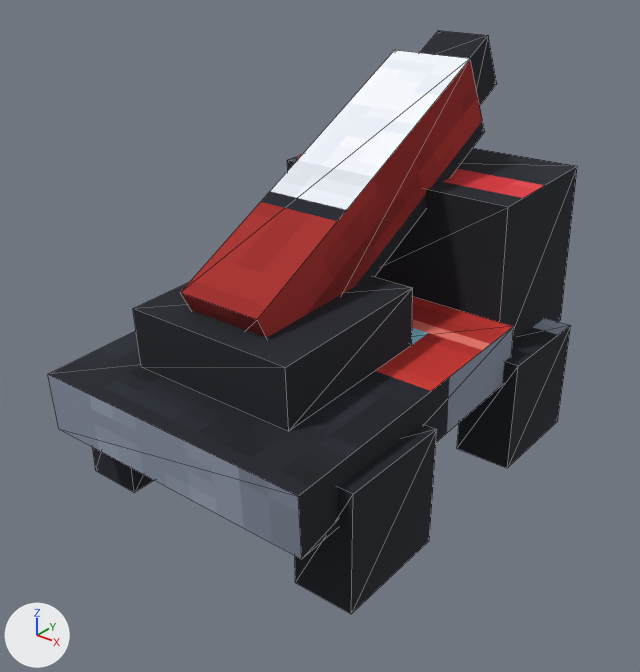
The glTF model public/assets/models/units/missile_truck_red.glb: old version first, new version second.
Both versions are drawn from a 50 mm lens placed at (1.031, -1.351, 1.096), pointed at (-0.005, -0.056, 0.293). The axes (+X, +Y, +Z) are drawn at lower left. The lights are the same throughout. The older version comes first. Mesh edges are drawn as thin lines. Vertices at exactly the same position are counted once.

Names of what the first picture shows: 'barrel', 'hull', 'turret', 'wheels_back', 'wheels_front'.
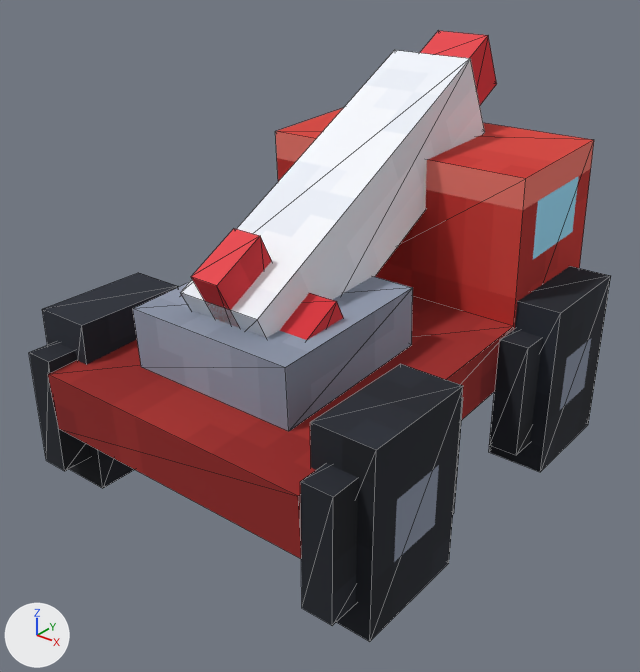
Patch to the scene script:
```diff
--- a/public/assets/models/units/missile_truck_red.glb.py
+++ b/public/assets/models/units/missile_truck_red.glb.py
@@ me_hull_rigid_batch @@
 # used by ob_hull; parent = ob_root; location = (0.0, 0.0, 0.188); rotation_euler = (0.0485, 0.0, 0.0), in degrees (2.8, 0, 0)
-me_hull_rigid_batch.from_pydata(...)  # 16 vertices, 24 faces; spans x -0.312..0.312, y -0.5..0.5, z 0.0..0.375
+me_hull_rigid_batch.from_pydata(...)  # 20 vertices, 32 faces; spans x -0.312..0.312, y -0.5..0.562, z 0.0..0.438
+# me_hull_rigid_batch part 1: the loose piece of 8 vertices spanning x -0.281..0.281, y 0.188..0.5, z 0.0..0.375 is deleted
+# me_hull_rigid_batch part 2: 12 vertices added at x -0.312..0.312, y 0.188..0.562, z 0.0..0.438
+# me_hull_rigid_batch part 3: 10 kept faces spanning x -0.312..0.312, y -0.5..0.188, z 0.0..0.125 get new texture (UV) coordinates
 me_hull_rigid_batch.materials.append(mat_paint)
@@ me_turret_rigid_batch @@
 me_turret_rigid_batch.from_pydata(...)  # 8 vertices, 12 faces; spans x -0.188..0.188, y -0.25..0.125, z -0.125..0.0
 # used by ob_turret; parent = ob_hull; location = (0.0, -0.125, 0.25)
+# me_turret_rigid_batch part 4: texture (UV) coordinates of 12 of 12 faces, centred in x -0.188..0.188, y -0.25..0.125, z -0.125..0.0, changed; they spanned u 0.41..0.78, v 0.22..0.34 and now span u 0.44..0.81, v 0.52..0.58
 me_turret_rigid_batch.materials.append(mat_paint)
@@ me_barrel_rigid_batch @@
 # used by ob_barrel; parent = ob_turret; location = (0.0, 0.125, 0.0625)
-me_barrel_rigid_batch.from_pydata(...)  # 16 vertices, 24 faces; spans x -0.094..0.094, y -0.336..0.523, z -0.189..0.323
+me_barrel_rigid_batch.from_pydata(...)  # 32 vertices, 48 faces; spans x -0.156..0.156, y -0.362..0.523, z -0.245..0.323
+# me_barrel_rigid_batch part 5
+# 16 vertices are added at x -0.156..0.156, y -0.362..-0.117, z -0.245..0.091
+# 24 new faces join them
+# me_barrel_rigid_batch part 6: 24 kept faces spanning x -0.094..0.094, y -0.336..0.523, z -0.189..0.323 get new texture (UV) coordinates
 me_barrel_rigid_batch.materials.append(mat_paint)
@@ me_wheels_back_rigid_batch @@
 # used by ob_wheels_back; parent = ob_root; location = (0.0, -0.281, 0.125)
-me_wheels_back_rigid_batch.from_pydata(...)  # 16 vertices, 24 faces; spans x -0.344..0.344, y -0.125..0.125, z -0.125..0.125
+me_wheels_back_rigid_batch.from_pydata(...)  # 32 vertices, 48 faces; spans x -0.406..0.406, y -0.188..0.188, z -0.188..0.188
+# me_wheels_back_rigid_batch part 7: a new loose piece, a box spanning x -0.406..-0.281, y -0.125..0.125, z -0.188..0.188, in mat_paint (picture img_paint)
+# me_wheels_back_rigid_batch part 8: a new loose piece, a box spanning x -0.375..-0.312, y -0.188..0.188, z -0.125..0.125, in mat_paint (picture img_paint)
+# me_wheels_back_rigid_batch part 9: a new loose piece, a box spanning x 0.281..0.406, y -0.125..0.125, z -0.188..0.188, in mat_paint (picture img_paint)
+# me_wheels_back_rigid_batch part 10: a new loose piece, a box spanning x 0.312..0.375, y -0.188..0.188, z -0.125..0.125, in mat_paint (picture img_paint)
+# me_wheels_back_rigid_batch part 11: the loose piece of 8 vertices spanning x -0.344..-0.219, y -0.125..0.125, z -0.125..0.125 is deleted
+# me_wheels_back_rigid_batch part 12: the loose piece of 8 vertices spanning x 0.219..0.344, y -0.125..0.125, z -0.125..0.125 is deleted
 me_wheels_back_rigid_batch.materials.append(mat_paint)
@@ me_wheels_front_rigid_batch @@
 # used by ob_wheels_front; parent = ob_root; location = (0.0, 0.281, 0.125)
-me_wheels_front_rigid_batch.from_pydata(...)  # 16 vertices, 24 faces; spans x -0.344..0.344, y -0.125..0.125, z -0.125..0.125
+me_wheels_front_rigid_batch.from_pydata(...)  # 32 vertices, 48 faces; spans x -0.406..0.406, y -0.188..0.188, z -0.188..0.188
+# me_wheels_front_rigid_batch part 13: a new loose piece, a box spanning x 0.281..0.406, y -0.125..0.125, z -0.188..0.188, in mat_paint (picture img_paint)
+# me_wheels_front_rigid_batch part 14: a new loose piece, a box spanning x 0.312..0.375, y -0.188..0.188, z -0.125..0.125, in mat_paint (picture img_paint)
+# me_wheels_front_rigid_batch part 15: the loose piece of 8 vertices spanning x 0.219..0.344, y -0.125..0.125, z -0.125..0.125 is deleted
+# other edits to the shape of me_wheels_front_rigid_batch do not show in these pictures
 me_wheels_front_rigid_batch.materials.append(mat_paint)
@@ ob_wheels_back @@
 ob_wheels_back.parent = ob_root
-ob_wheels_back.location = (0.0, -0.281, 0.125)
+ob_wheels_back.location = (0.0, -0.312, 0.188)
@@ ob_wheels_front @@
 ob_wheels_front.parent = ob_root
-ob_wheels_front.location = (0.0, 0.281, 0.125)
+ob_wheels_front.location = (0.0, 0.312, 0.188)
```

What differs and where, as boxes [x1, y1, x2, y2] in the pictures (640 x 672 px):
'hull', reshaped (10% taller)
    before: [48, 148, 577, 559]
    after: [48, 108, 594, 559]
'wheels_back', reshaped, moved
    before: [92, 424, 437, 614]
    after: [29, 273, 463, 641]
'barrel', reshaped
    before: [180, 31, 497, 338]
    after: [180, 31, 497, 340]
'wheels_front', reshaped, moved
    before: [457, 318, 571, 468]
    after: [489, 266, 611, 472]
part 1 of me_hull_rigid_batch, deleted
    before: [287, 148, 577, 342]
part 2 of me_hull_rigid_batch, added (red)
    after: [275, 108, 594, 330]
part 3 of me_hull_rigid_batch, surface changed
    both: [48, 297, 514, 559]
part 4 of me_turret_rigid_batch, surface changed (black to grey)
    both: [133, 276, 413, 431]
part 5 of me_barrel_rigid_batch, added (red)
    after: [181, 229, 343, 340]
part 6 of me_barrel_rigid_batch, surface changed (red to white)
    both: [180, 31, 497, 338]
part 7 of me_wheels_back_rigid_batch, added
    after: [42, 273, 178, 488]
part 8 of me_wheels_back_rigid_batch, added
    after: [29, 342, 90, 471]
part 9 of me_wheels_back_rigid_batch, added
    after: [310, 364, 463, 641]
part 10 of me_wheels_back_rigid_batch, added
    after: [300, 397, 463, 625]
part 11 of me_wheels_back_rigid_batch, deleted
    before: [92, 447, 154, 492]
part 12 of me_wheels_back_rigid_batch, deleted
    before: [295, 424, 437, 614]
part 13 of me_wheels_front_rigid_batch, added
    after: [489, 266, 611, 472]
part 14 of me_wheels_front_rigid_batch, added
    after: [490, 329, 543, 455]
part 15 of me_wheels_front_rigid_batch, deleted
    before: [457, 318, 571, 468]
